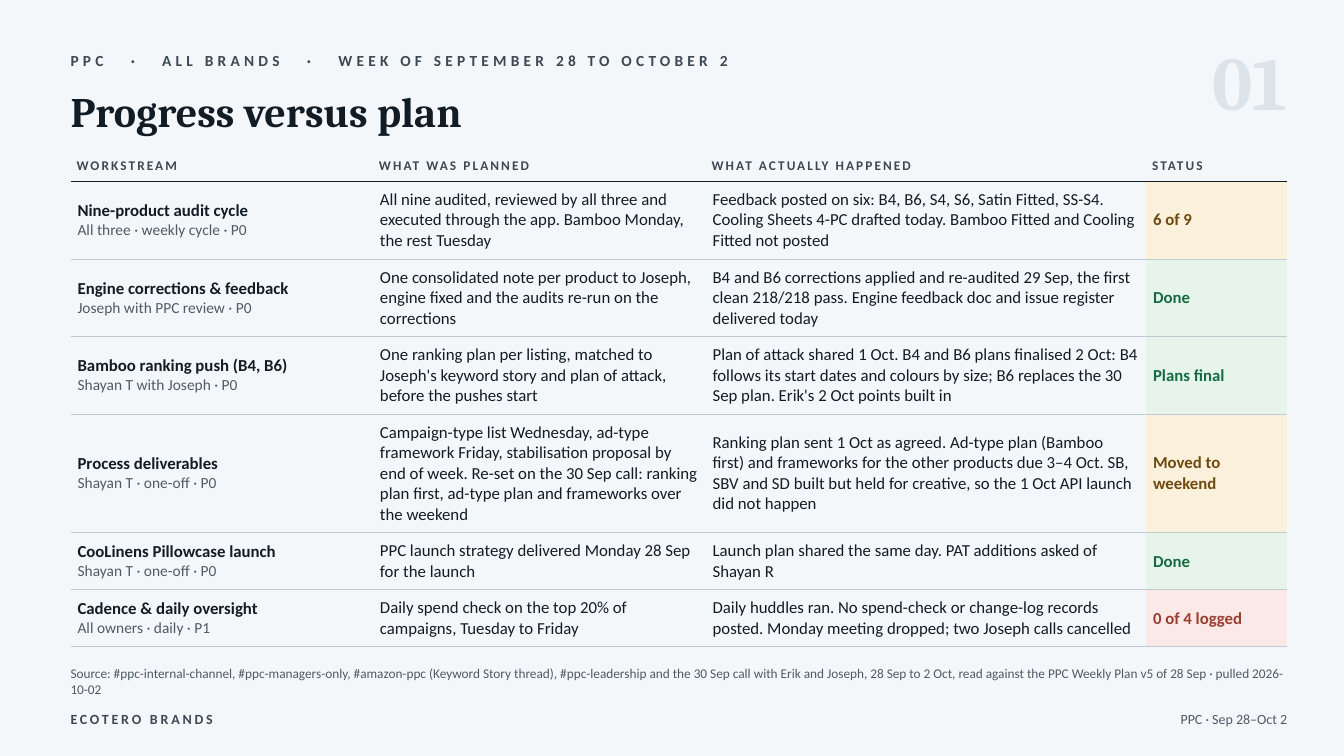
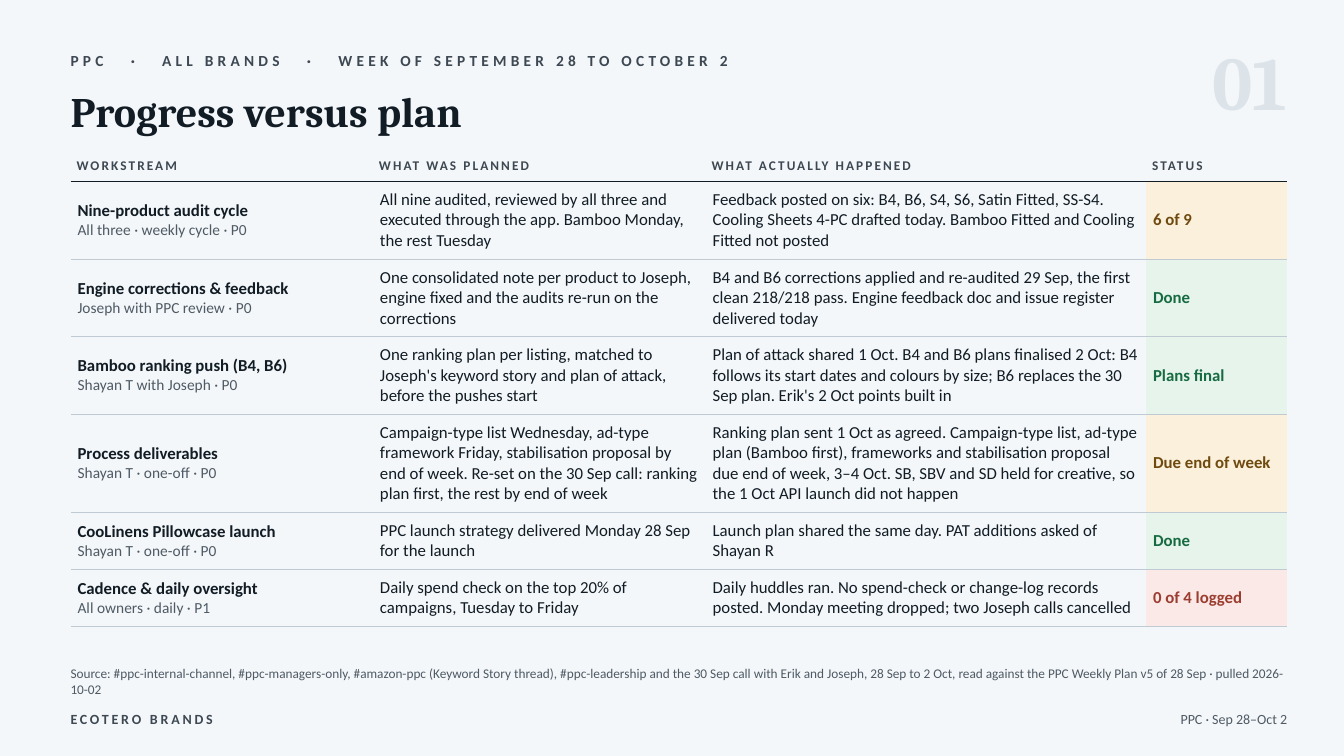
Before and after one commit to zarlish-web/PPC-Audit-, a slide deck: slide 2 of deliverables/PPC_Weekly_Review_Sep28-Oct2.pptx. Drawn at 1344x756 pixels with LibreOffice and Linux fonts; fonts in the diff are those of the drawing. Boxes give left, top, right and bottom in pixels: in the first picture for what was removed or moved away, otherwise in the second. Text is boxed around its words. In the diff, an @@ line names an element or a change of style, - is before the commit and + after.

```diff
--- a/deliverables/PPC_Weekly_Review_Sep28-Oct2.pptx
+++ b/deliverables/PPC_Weekly_Review_Sep28-Oct2.pptx
@@ table at (71, 156, 1288, 620) @@
-row 5: Process deliverables / Shayan T · one-off · P0 | Campaign-type list Wednesday, ad-type framework Friday, stabilisation proposal by end of week. Re-set on the 30 Sep call: ranking plan first, ad-type plan and frameworks over the weekend | Ranking plan sent 1 Oct as agreed. Ad-type plan (Bamboo first) and frameworks for the other products due 3–4 Oct. SB, SBV and SD built but held for creative, so the 1 Oct API launch did not happen | Moved to weekend
+row 5: Process deliverables / Shayan T · one-off · P0 | Campaign-type list Wednesday, ad-type framework Friday, stabilisation proposal by end of week. Re-set on the 30 Sep call: ranking plan first, the rest by end of week | Ranking plan sent 1 Oct as agreed. Campaign-type list, ad-type plan (Bamboo first), frameworks and stabilisation proposal due end of week, 3–4 Oct. SB, SBV and SD held for creative, so the 1 Oct API launch did not happen | Due end of week
```
Also in this commit, not shown: 1 other slide changed.
